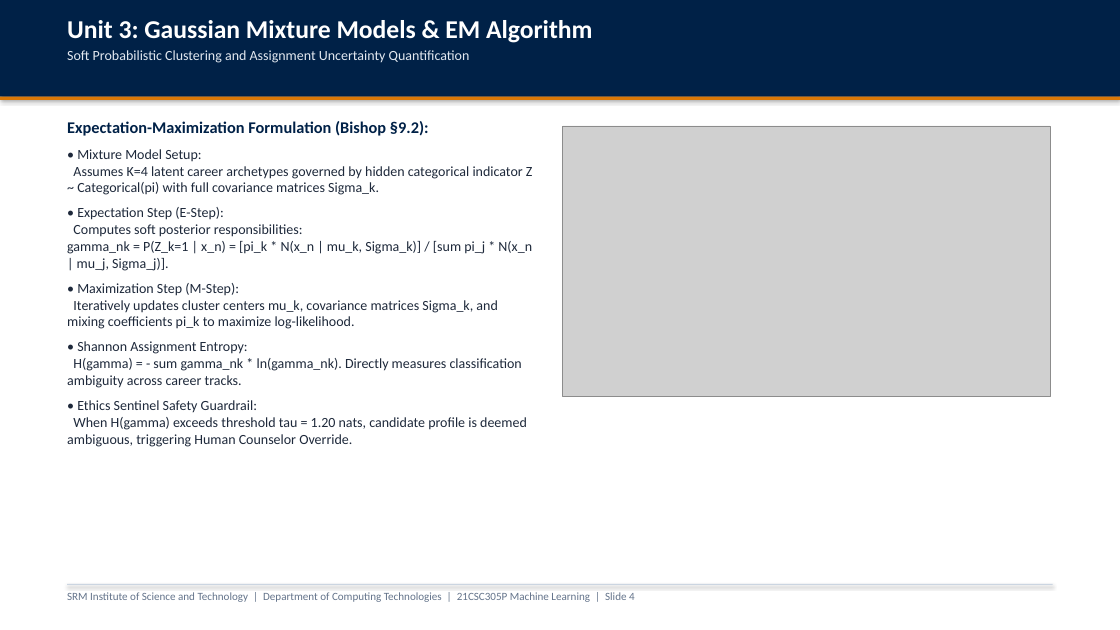
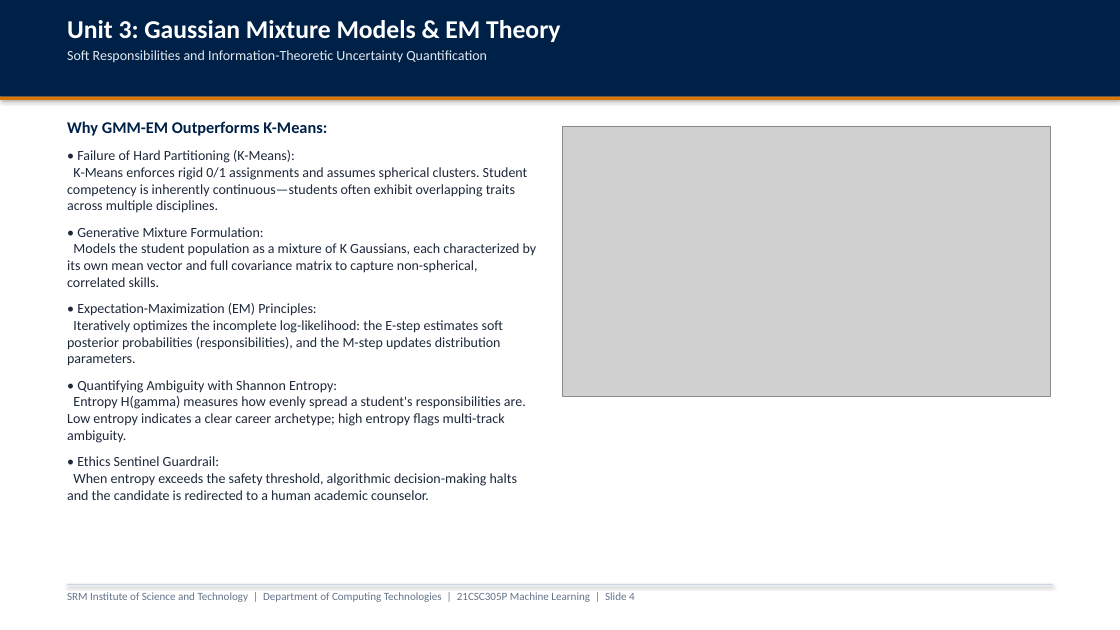
Before and after one commit to parth2024-tech/SRM-21CSC305P-Machine-Learning-Career-Guidance-Debate-Agent, a slide deck: slide 4 of presentation_unit3_unit4_unit5.pptx. Drawn at 1120x630 pixels with LibreOffice and Linux fonts; fonts in the diff are those of the drawing; grey boxes stand for pictures. Boxes give left, top, right and bottom in pixels: in the first picture for what was removed or moved away, otherwise in the second. Text is boxed around its words. In the diff, an @@ line names an element or a change of style, - is before the commit and + after.

Commit message:
docs(presentation): simplify slide content with minimal numericals and rich theoretical ML foundations

```diff
--- a/presentation_unit3_unit4_unit5.pptx
+++ b/presentation_unit3_unit4_unit5.pptx
@@ text at [67, 20, 560, 63]: text changed @@
-Unit 3: Gaussian Mixture Models & EM Algorithm
-Soft Probabilistic Clustering and Assignment Uncertainty Quantification
+Unit 3: Gaussian Mixture Models & EM Theory
+Soft Responsibilities and Information-Theoretic Uncertainty Quantification
@@ text at [67, 121, 537, 500]: text changed @@
-Expectation-Maximization Formulation (Bishop §9.2):
-• Mixture Model Setup:
-Assumes K=4 latent career archetypes governed by hidden categorical indicator Z ~ Categorical(pi) with full covariance matrices Sigma_k.
-• Expectation Step (E-Step):
-Computes soft posterior responsibilities:
-gamma_nk = P(Z_k=1 | x_n) = [pi_k * N(x_n | mu_k, Sigma_k)] / [sum pi_j * N(x_n | mu_j, Sigma_j)].
-• Maximization Step (M-Step):
-Iteratively updates cluster centers mu_k, covariance matrices Sigma_k, and mixing coefficients pi_k to maximize log-likelihood.
-• Shannon Assignment Entropy:
-H(gamma) = - sum gamma_nk * ln(gamma_nk). Directly measures classification ambiguity across career tracks.
-• Ethics Sentinel Safety Guardrail:
-When H(gamma) exceeds threshold tau = 1.20 nats, candidate profile is deemed ambiguous, triggering Human Counselor Override.
+Why GMM-EM Outperforms K-Means:
+• Failure of Hard Partitioning (K-Means):
+K-Means enforces rigid 0/1 assignments and assumes spherical clusters. Student competency is inherently continuous—students often exhibit overlapping traits across multiple disciplines.
+• Generative Mixture Formulation:
+Models the student population as a mixture of K Gaussians, each characterized by its own mean vector and full covariance matrix to capture non-spherical, correlated skills.
+• Expectation-Maximization (EM) Principles:
+Iteratively optimizes the incomplete log-likelihood: the E-step estimates soft posterior probabilities (responsibilities), and the M-step updates distribution parameters.
+• Quantifying Ambiguity with Shannon Entropy:
+Entropy H(gamma) measures how evenly spread a student's responsibilities are. Low entropy indicates a clear career archetype; high entropy flags multi-track ambiguity.
+• Ethics Sentinel Guardrail:
+When entropy exceeds the safety threshold, algorithmic decision-making halts and the candidate is redirected to a human academic counselor.
```
Also in this commit, not shown: 13 other slides changed, 2 other files.
